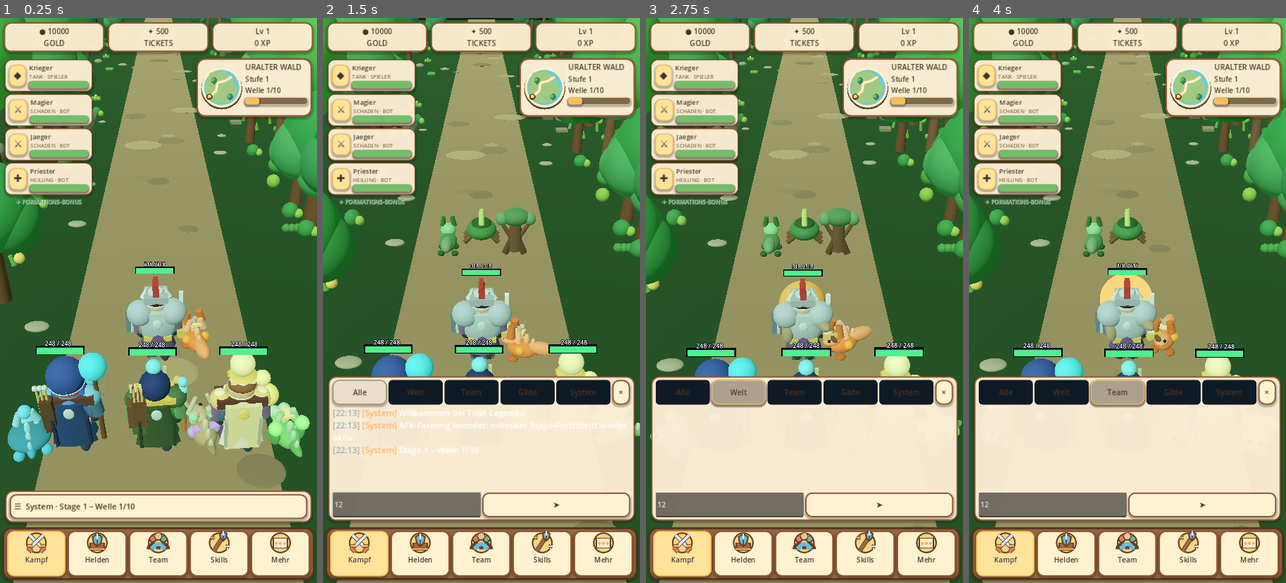
Above: before the commit, frames 1-4 (left to right).
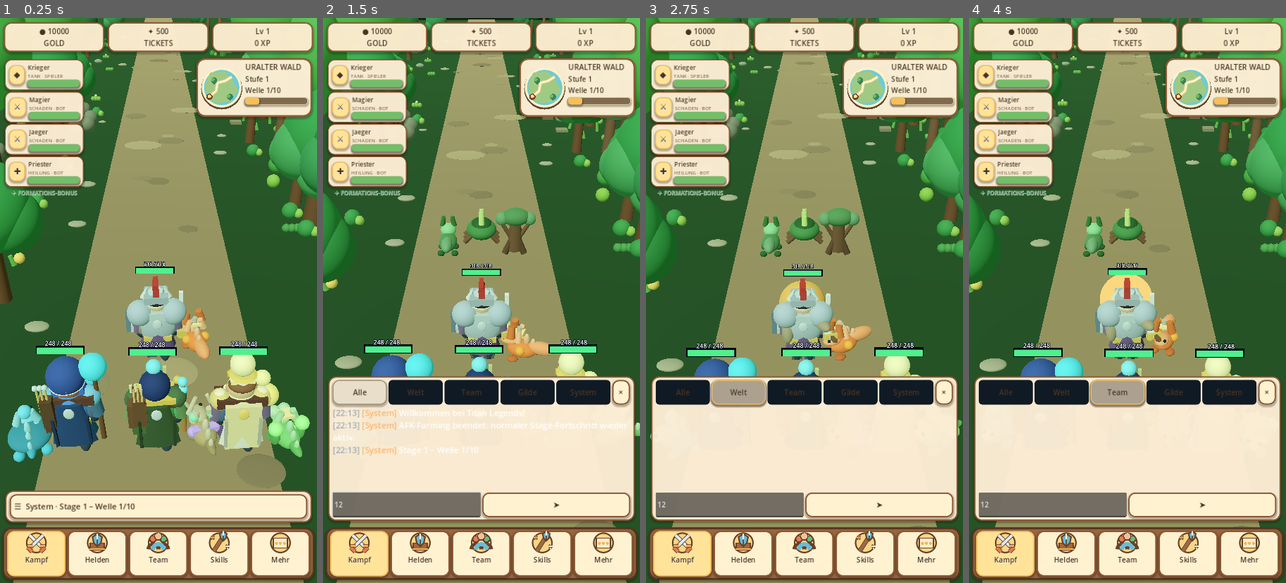
Above: after the commit, the same moments.

Repository: xynewageyx/TitanLegend
Game: Godot game, scene res://scenes/main.tscn
The game is run twice, just before and just after one commit, with the same random seed, the same clock (stepped at 60 frames per second) and the same inputs.
Inputs (mouse positions are in pixels of both pictures, inside the frame that each line leads up to):
- Up to frame 1 (0.25 s): no input
- Up to frame 2 (1.5 s): click "☰ System · Stage 1 – Welle 1/…" at 0.5 s; click (405, 503) at 1.27 s; type "12" at 1.35 s
- Up to frame 3 (2.75 s): click "Welt" at 2 s
- Up to frame 4 (4 s): click "Alle" at 2.75 s; click "Team" at 3.5 s

The runs differ from the first frame. In frame 1, 4.3% of the frame differs, in the area x 1-30%, y 7-33%; in frame 2, 4.2%; in frame 3, 4.2%; in frame 4, 4.2%.

Commit message:
Compact four-hero HUD to expose more combat and boss scenery on Android

Diff:
--- a/scripts/adventure_hud_overlay.gd
+++ b/scripts/adventure_hud_overlay.gd
@@ -129,26 +129,26 @@
  strip.name = "AdventureTeam"
  strip.set_anchors_and_offsets_preset(Control.PRESET_TOP_LEFT)
  strip.offset_left = 11
- strip.offset_right = 210
+ strip.offset_right = 190
  strip.offset_top = 94
- strip.offset_bottom = 404
- strip.add_theme_constant_override("separation", 5)
+ strip.offset_bottom = 360
+ strip.add_theme_constant_override("separation", 3)
  add_child(strip)
  for i in range(4):
   var tile := PanelContainer.new()
   tile.name = "PartySlot" + str(i + 1)
-  tile.custom_minimum_size.y = 61
+  tile.custom_minimum_size.y = 51
   tile.add_theme_stylebox_override("panel", SKIN.plaque(Color("#fff0d7f3"), SKIN.WOOD, 15, 2))
   strip.add_child(tile)
   var line := HBoxContainer.new()
   line.add_theme_constant_override("separation", 7)
   tile.add_child(line)
   var icon_label := Label.new()
-  icon_label.custom_minimum_size = Vector2(38, 42)
+  icon_label.custom_minimum_size = Vector2(30, 34)
   icon_label.horizontal_alignment = HORIZONTAL_ALIGNMENT_CENTER
   icon_label.vertical_alignment = VERTICAL_ALIGNMENT_CENTER
   icon_label.add_theme_stylebox_override("normal", SKIN.plaque(SKIN.GOLD_LIGHT, SKIN.GOLD, 13, 2))
-  SKIN.title(icon_label, 23)
+  SKIN.title(icon_label, 19)
   icon_label.text = "◆"
   line.add_child(icon_label)
   party_icons.append(icon_label)
@@ -157,13 +157,13 @@
   column.add_theme_constant_override("separation", 0)
   line.add_child(column)
   var name_label := Label.new()
-  SKIN.title(name_label, 15)
+  SKIN.title(name_label, 14)
   name_label.clip_text = true
   name_label.text = "Held " + str(i + 1)
   column.add_child(name_label)
   party_names.append(name_label)
   var role_label := Label.new()
-  SKIN.title(role_label, 12)
+  SKIN.title(role_label, 11)
   role_label.add_theme_color_override("font_color", SKIN.MUTED)
   role_label.text = "Teammitglied"
   column.add_child(role_label)
@@ -171,7 +171,7 @@
   var hp := ProgressBar.new()
   hp.max_value = 100
   hp.value = 100
-  hp.custom_minimum_size.y = 9
+  hp.custom_minimum_size.y = 8
   SKIN.small_bar(hp, SKIN.GREEN)
   column.add_child(hp)
   party_bars.append(hp)
